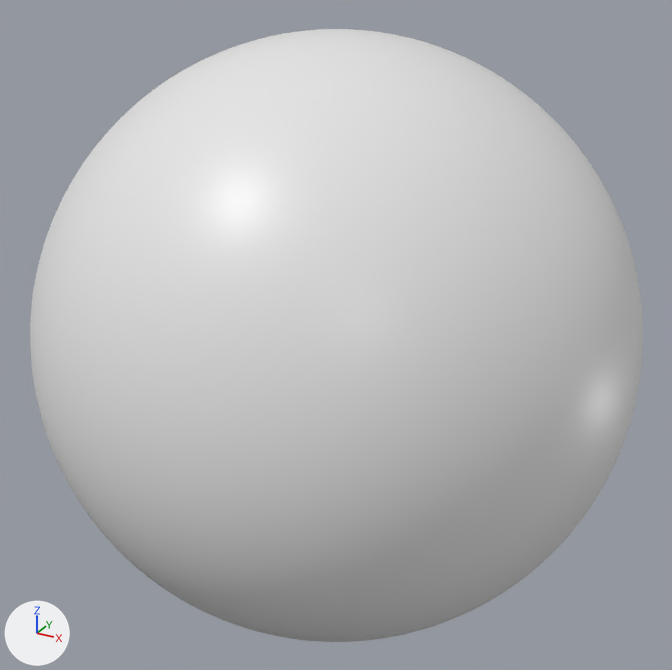
Renders of the FBX model Orbital/Meshes/SphericalPlanet.fbx from each side of a commit.
The view is the same before and after, from a 50 mm lens placed at (905.0, -1648.0, 825.0), pointed at (-1.0, 0.0, 1.0). Every picture has the same lights, and +X, +Y and +Z are marked at lower left. The picture after the commit comes second. Where no turn or scale is listed for an object, it has been applied to the vertices.
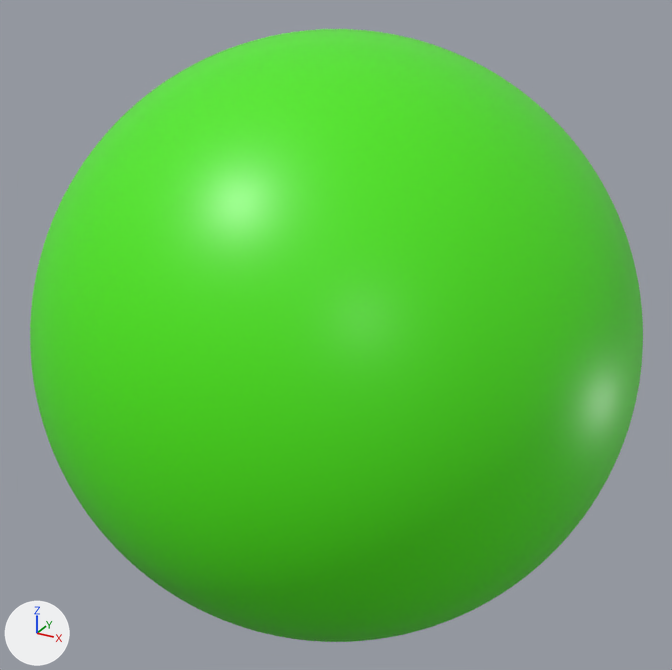
Where the change shows, as pixel boxes (x1, y1, x2, y2) in the pictures (672 x 670 px):
```json
{"object": "Cube", "change": "surface changed", "before": [30, 29, 643, 642], "after": [30, 29, 643, 642], "on screen": "white to green"}
```

Edits to the scene script, one JSON object a line:
```json
{"op": "add", "block": "img_pixelcolors_png", "code": ["img_pixelcolors_png = load_image('PixelColors.png', '../../Shared/2D/Textures/Units/PixelColors.png', 4, 4, 'sRGB')"]}
{"op": "remove", "block": "mat_material", "code": "mat_material.base_color = (0.8, 0.8, 0.8)  # white #e7e7e7"}
{"op": "add", "block": "mat_material", "code": "mat_material.texture = img_pixelcolors_png"}
{"block": "me_cube_001", "where": "me_cube_001.from_pydata(...)  # 24578 vertices, 24576 faces; spans x -640.0..640.0, y -640.0..640.0, z -640.0..640.0"}
{"block": "me_cube_001", "where": "# used by ob_cube; location = (0.0, 0.0, 0.0)"}
{"block": "me_cube_001", "change": "me_cube_001 part 1: texture (UV) coordinates of 24576 of 24576 faces, centred in x -640.0..640.0, y -640.0..640.0, z -640.0..640.0, changed; they spanned u 0.12..0.88, v 0.0..1.0 and now span u 0.37..0.37, v 0.36..0.36"}
```
